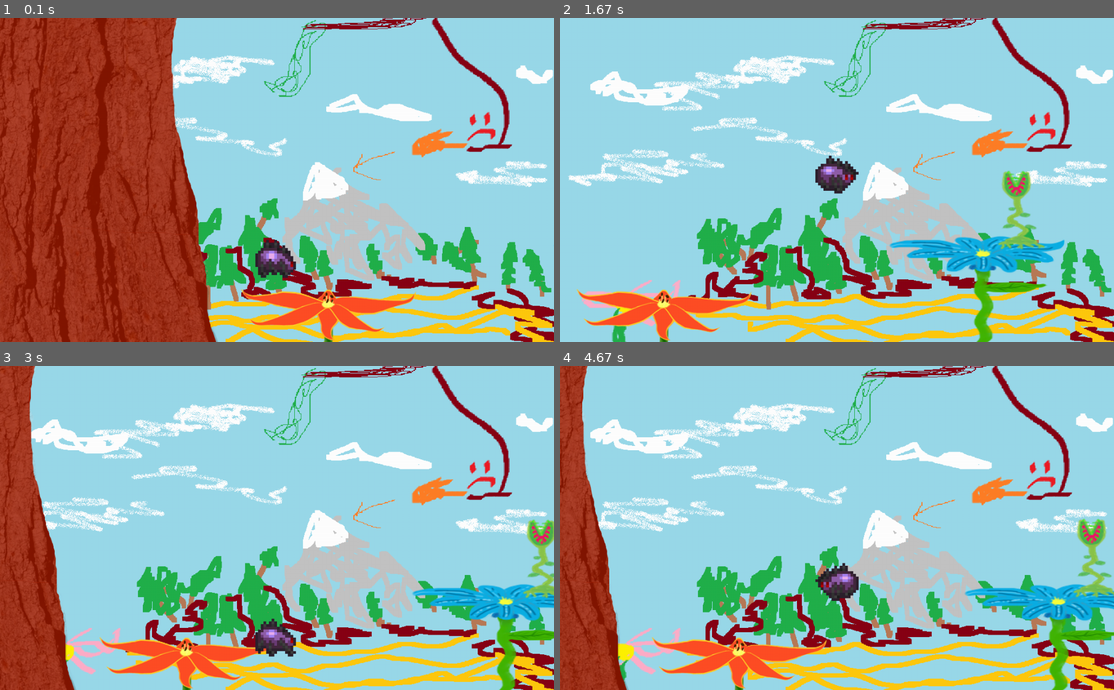
Above: before the commit, frames 1-4 (two rows, left to right).
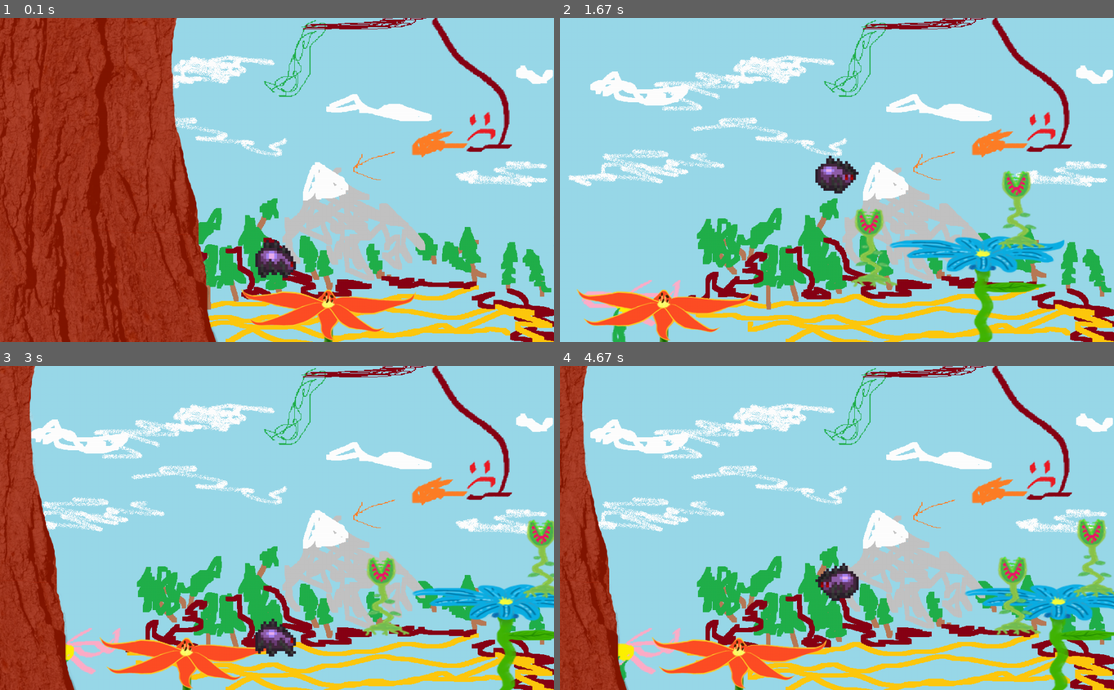
Above: after the commit, the same moments.

Repository: SwampWood/PyGame-shit
Game: pygame game, started from main.py
Same seed, same stepped clock (60 frames per second), same inputs: the game is played once before the commit and once after it.
Inputs:
- Up to frame 1 (0.1 s): no input
- Up to frame 2 (1.67 s): hold D 0.33-0.8 s; hold D 0.83-1.3 s; tap Space at 0.9, 1.2, 1.4 s; hold A from 1.33 s (still down)
- Up to frame 3 (3 s): tap Space at 1.7, 1.97, 2.27, 2.4, 2.7 s; release A at 1.87 s; hold A 1.9-2.3 s; hold D 2.33-2.97 s
- Up to frame 4 (4.67 s): hold A 3-3.47 s; tap Space at 3.07, 3.37, 3.57, 3.87, 4.07, 4.37, 4.57 s; hold D 3.5-3.97 s; hold D 4-4.47 s; hold A from 4.5 s (still down)

The runs differ from the first frame. In frame 2, 0.8% of the frame differs, in the area x 52-61%, y 58-84%; in frame 3, 0.8%; in frame 4, 0.8%, in the area x 78-87%, y 58-84%.

Commit message:
Update main.py
added a wasp

Diff:
--- a/main.py
+++ b/main.py
@@ -326,6 +326,27 @@
             self.wait = 5
 
 
+class Wasp(Enemy):
+    def __init__(self, x, y, sheet, count, left_pos, right_pos, v=3, health=50):
+        super().__init__(x, y, sheet, count, health)
+        self.left_pos = left_pos
+        self.right_pos = right_pos
+        self.v = v
+        self.x_pos = self.left_pos
+        self.rotation = False
+
+    def update(self, check):
+        super().update(check)
+        if self.rotation:
+            self.rect.x -= self.v # v * t в секундах
+        else:
+            self.rect.x += self.v # v * t в секундах
+        if self.rect.x >= self.right_pos:
+            self.rotation = True
+        elif self.rect.x <= self.left_pos:
+            self.rotation = False
+
+
 def create_map():
     # Здесь будем использовать различные классы для создания карты
     enemy_flower = load_image('VenusFlyTrapAnimation.png')
@@ -333,6 +354,7 @@
     FlowerPlatform(20, 500, 1)
     FlowerPlatform(600, 400, 0)
     FlowerPlatform(1000, 300, 2)
+    Wasp(600, 350, enemy_flower, 6, 700, 800)
     Enemy(800, 280, enemy_flower, 6)
 
 
